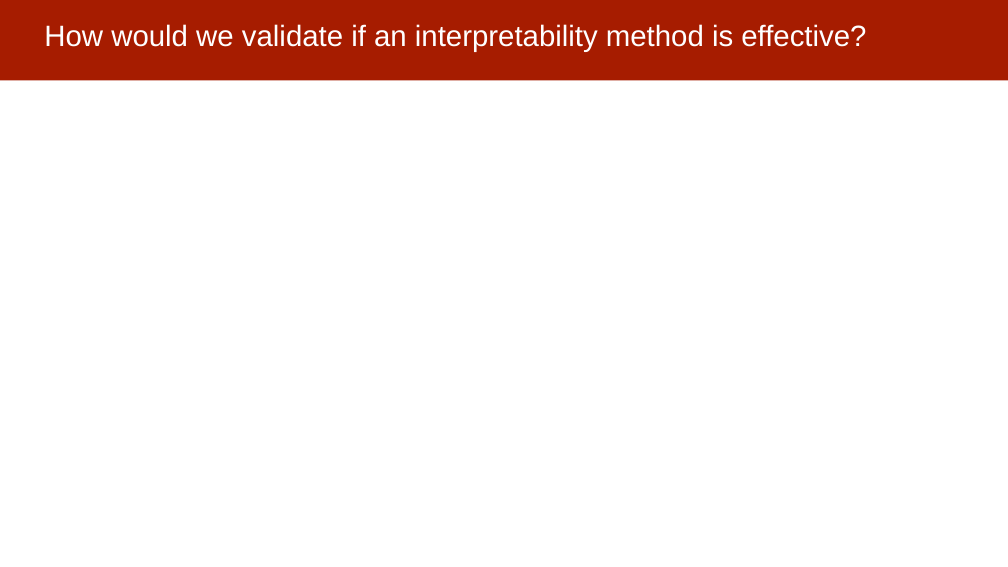
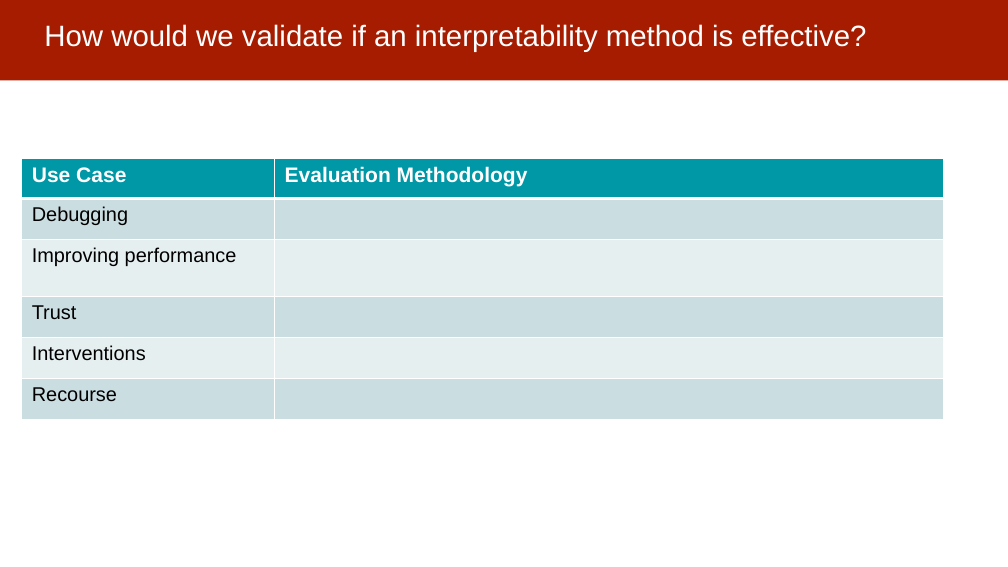
Before and after one commit to dssg/MLinPractice, a slide deck: slide 13 of Lectures/Lecture13-InterpretabilityOverview.pptx (slide 12 before the commit). Drawn at 1008x567 pixels with LibreOffice and Linux fonts; fonts in the diff are those of the drawing. Boxes give left, top, right and bottom in pixels: in the first picture for what was removed or moved away, otherwise in the second. Text is boxed around its words. In the diff, an @@ line names an element or a change of style, - is before the commit and + after.

Commit message:
updated interpretability

```diff
--- a/Lectures/Lecture13-InterpretabilityOverview.pptx
+++ b/Lectures/Lecture13-InterpretabilityOverview.pptx
@@ table added at bbox=[22, 158, 944, 420], 6 rows, 2 columns @@
+Use Case | Evaluation Methodology
+Debugging | 
+Improving performance | 
+Trust | 
+Interventions | 
+Recourse | 
```
Also in this commit, not shown: 4 other slides changed, 1 slide added.
